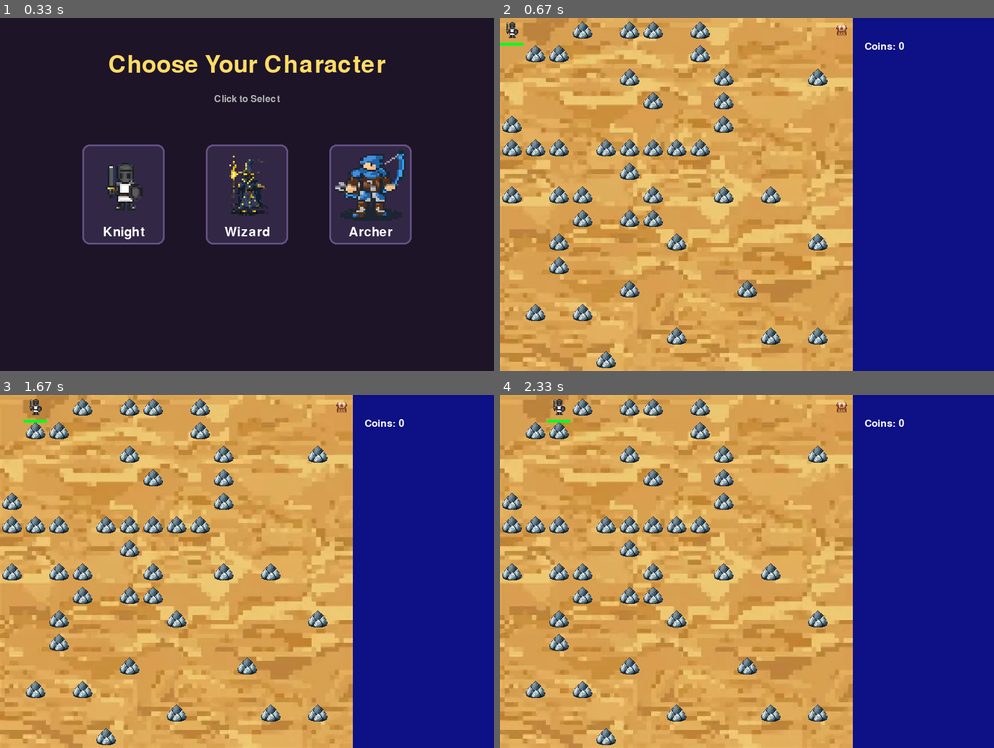
Above: before the commit, frames 1-4 (two rows, left to right).
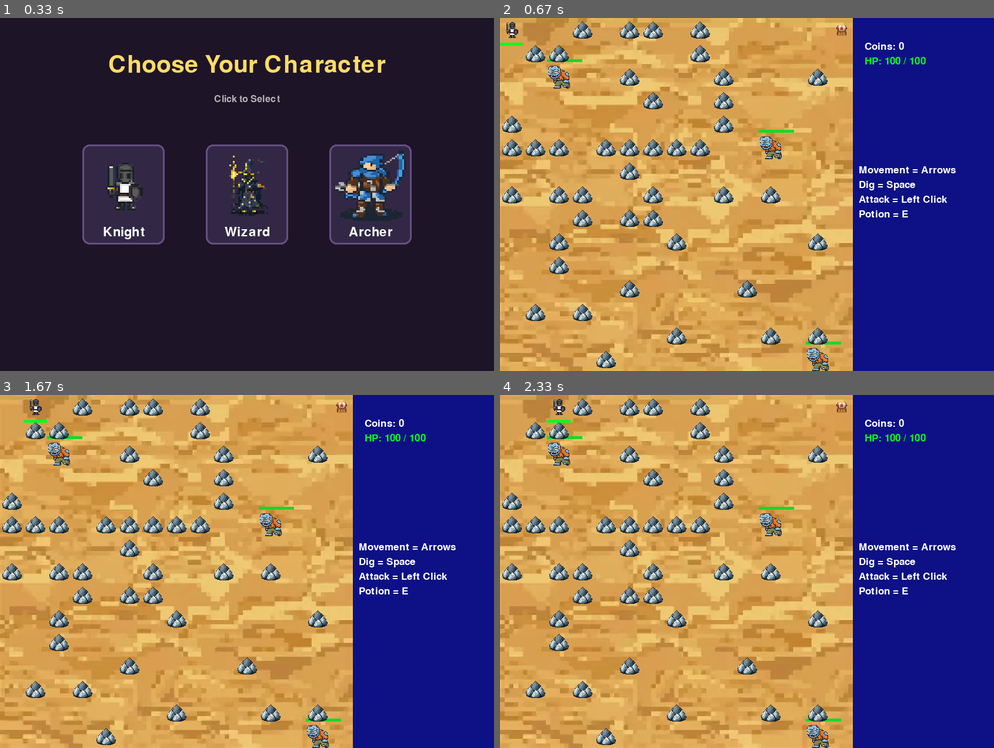
Above: after the commit, the same moments.

Repository: Leonek13/GameProject
Game: pygame game, started from MyGame/Grid.py
Same seed, same stepped clock (60 frames per second), same inputs: the game is played once before the commit and once after it.
Inputs (mouse positions are in pixels of both pictures, inside the frame that each line leads up to):
- Up to frame 1 (0.33 s): no input
- Up to frame 2 (0.67 s): click "Knight" at 0.38 s
- Up to frame 3 (1.67 s): click (405, 560) at 0.75 s; click (251, 592) at 1.1 s; hold Right from 1.33 s (still down)
- Up to frame 4 (2.33 s): release Right at 1.8 s; hold Right from 2.17 s (still down)

Frame 1 is identical in both runs. In frame 2, 1.4% of the frame differs, in the area x 9-93%, y 11-100%; in frame 3, 1.4%; in frame 4, 1.4%.

Commit message:
fixed enemys and attacking, game over screen

Diff:
--- a/MyGame/Grid.py
+++ b/MyGame/Grid.py
@@ -32,10 +32,31 @@
 coin_img = py.transform.scale(coin_img, (40, 40))
 background = py.image.load("C:\\Users\\01Solec\\PreDP2-LeonT\\MyGame\\Desert.webp")
 background = py.transform.scale(background, (600, 600))
-enemy_img = py.image.load("C:\\Users\\01Solec\\Documents\\PygameProjectRepo\\GameProject\\MyGame\\zombie.webp")
+enemy_img = py.image.load("C:\\Users\\01Solec\\Documents\\PygameProjectRepo\\GameProject\\MyGame\\Zombie.png")
 enemy_img = py.transform.scale(enemy_img, (40, 40))
 shop_img = py.image.load("C:\\Users\\01Solec\\Documents\\PygameProjectRepo\\GameProject\\MyGame\\shop.png")
 shop_img = py.transform.scale(shop_img, (40, 40))
+
+def game_over_screen():
+    font_title = py.font.SysFont(None, 80)
+    font_hint = py.font.SysFont(None, 36)
+    while True:
+        screen.fill("#1e0000")
+        title_surf = font_title.render("GAME OVER", True, "#ff3333")
+        screen.blit(title_surf, ((screen_w + panel_w) // 2 - title_surf.get_width() // 2, screen_h // 2 - 60))
+        hint_surf  = font_hint.render("Press R to Restart or Q to Quit", True, "#CAC6C6")
+        screen.blit(hint_surf, ((screen_w + panel_w) // 2 - hint_surf.get_width() // 2, screen_h // 2 + 20))
+        py.display.flip()
+        for event in py.event.get():
+            if event.type == py.QUIT:
+                py.quit()
+                exit()
+            if event.type == py.KEYDOWN:
+                if event.key == py.K_r:
+                    return "restart"
+                if event.key == py.K_q:
+                    py.quit()
+                    exit()
 
 def character_select():
     '''
@@ -125,11 +146,6 @@
 for i in range(max_enemies):
     spawn_enemy()
 
-for r in range(row):
-    for c in range(col):
-        if grid[r][c] == 2:
-            enemyList.append(Enemy(c * 40, r * 40, enemy_img))
-
 obstacleList = []
 for r in range(row):
     for c in range(col):
@@ -158,8 +174,18 @@
     py.draw.rect(screen, "#0D1185", (screen_w, 0, panel_w, screen_h))
     textSurface = font.render(f"Coins: {coin}", True, "#ffffff")
     screen.blit(textSurface, (screen_w + 20, 40))
+    hpSurface = font.render(f"HP: {p1.hp} / {p1.max_hp}", True, "#00ff1e")
+    screen.blit(hpSurface, (screen_w + 20, 65))
     messageSurface = font.render(message, True, "#ff0000")
-    screen.blit(messageSurface, (screen_w + 20, 100))
+    screen.blit(messageSurface, (screen_w + 20, 200))
+    text5 = font.render("Movement = Arrows", True, "#ffffff")
+    text6 = font.render("Dig = Space", True, "#ffffff")
+    text7 = font.render("Attack = Left Click", True, "#ffffff")
+    text8 = font.render("Potion = E", True, "#ffffff")
+    screen.blit(text5, (screen_w + 10, 250))
+    screen.blit(text6, (screen_w + 10, 275))
+    screen.blit(text7, (screen_w + 10, 300))
+    screen.blit(text8, (screen_w + 10, 325))
     if grid[r][c] == 7:
         text1 = font.render("1 = Potion (5 coins)", True, "#ffffff")
         text2 = font.render("2 = Key (20 coins)", True, "#ffffff")
@@ -193,8 +219,6 @@
         if event.type == py.MOUSEBUTTONDOWN:
             if event.button == 1:
                 p1.attack(enemyList)
-        for enemy in enemyList:
-            enemy.attack_player(p1)
         r = p1.y // 40
         c = p1.x // 40
         if grid[r][c] == 7:
@@ -240,8 +264,6 @@
             if event.key == py.K_e:
                 p1.use_potion()
 
-    for enemy in enemyList:
-        enemy.move_towards_player(p1, grid)
     p1.check_lvl_up()
     spawn_timer += 1
     enemyList = [e for e in enemyList if e.alive]
@@ -254,11 +276,26 @@
     else:
         shop_message = ""
     clock.tick(15)
+    for enemy in enemyList:
+        enemy.move_towards_player(p1, grid)
+        enemy.attack_player(p1)
     screen.blit(background, (0,0))
+    draw_panel(screen, shop_message)
+    for enemy in enemyList:
+        enemy.draw(screen)
     drawGrid(grid)
-    draw_panel(screen, shop_message)
     p1.draw(screen)
     py.display.flip()
     if p1.iframes > 0:
         p1.iframes -= 1
+    if p1.atk_cooldown > 0:
+        p1.atk_cooldown -= 1
+    if p1.hp <+ 0:
+        result = game_over_screen()
+        if result == "restart":
+            py.quit()
+            py.init()
+            py.mixer.init()
+            exec(open(__file__).read())
+            break
 py.quit()
--- a/MyGame/player.py
+++ b/MyGame/player.py
@@ -1,6 +1,7 @@
 import pygame as py
 from random import randint
 py.mixer.init()
+enemy_death = py.mixer.Sound("C:\\Users\\01Solec\\Documents\\PygameProjectRepo\\GameProject\\MyGame\\Zombie_death.ogg")
 class Player:
     '''
     Player is a rectangle object of pygame
@@ -29,8 +30,13 @@
         self.weapon = "Fists"
         self.atk_dmg = 10
         self.potions = 0
+        self.atk_cooldown = 0
+        self.atk_cooldown_max = 15
 
     def attack(self, enemies):
+        if self.atk_cooldown > 0:
+            return
+        self.atk_cooldown = self.atk_cooldown_max
         player_r = self.y // 40
         player_c = self.x // 40
         for enemy in enemies:
@@ -77,7 +83,8 @@
          screen.blit(self.img, (self.x, self.y))
          bar_w = self.w
          filled = int(bar_w * self.hp / self.max_hp)
-         py.draw.rect(screen, "#00ff1e", (self.x, self.y + self.h + 2, bar_w, 5))
+         py.draw.rect(screen, "#ff0000", (self.x, self.y + self.h + 2, bar_w, 5))
+         py.draw.rect(screen, "#00ff1e", (self.x, self.y + self.h + 2, filled, 5))
 
     def move(self, screen:any, grid:list[list], event):
         r = self.y // 40
@@ -148,6 +155,8 @@
         self.hp = self.max_hp
         self.dmg = 10
         self.alive = True
+        self.move_timer = 0
+        self.move_delay = 30
 
     def draw(self, screen):
         if self.alive:
@@ -160,10 +169,11 @@
         self.hp -= amount
         if self.hp <= 0:
             self.alive = False
+            enemy_death.play()
 
     def attack_player(self, player):
         if self.alive:
-            if abs(self.x - player.x) <= 40 and (self.y - player.y) <= 40:
+            if abs(self.x - player.x) <= 40 and abs(self.y - player.y) <= 40:
                 if player.iframes == 0:
                     player.hp -= self.dmg
                     player.iframes = player.iframes_max
@@ -171,6 +181,10 @@
     def move_towards_player(self, player, grid):
         if not self.alive:
             return
+        self.move_timer += 1
+        if self.move_timer < self.move_delay:
+            return
+        self.move_timer = 0
         enemy_r = self.y // 40
         enemy_c = self.x // 40
         player_r = player.y // 40
Binary file added: MyGame/Zombie.png
Binary file removed: MyGame/zombie.webp
